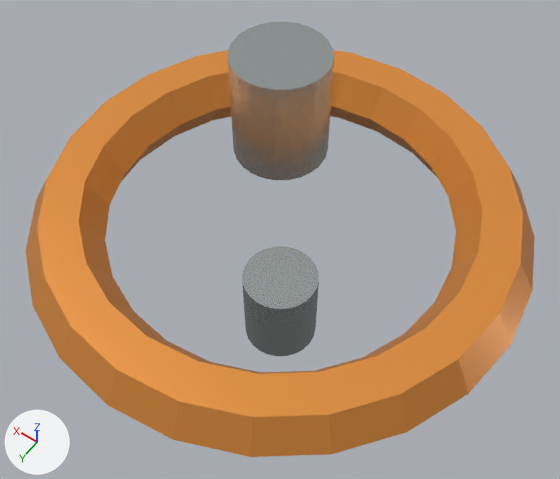
The glTF model assets/models/items/item-cable/item-cable_variant_a.glb: old version first, new version second.
The view is the same before and after, from a 50 mm lens placed at (-0.339, 0.476, 1.006), pointed at (-0.011, 0.017, 0.284). Lighting does not change. The marker at lower left points along +X, +Y and +Z. The older version comes first. Objects named as collision shapes, trigger or cutter boxes, shadow casters or lower levels of detail are left out. Where no turn or scale is listed for an object, it has been applied to the vertices.

In view in the first picture: 'Coil end', 'Coil end.001', 'Coiled conductor'.
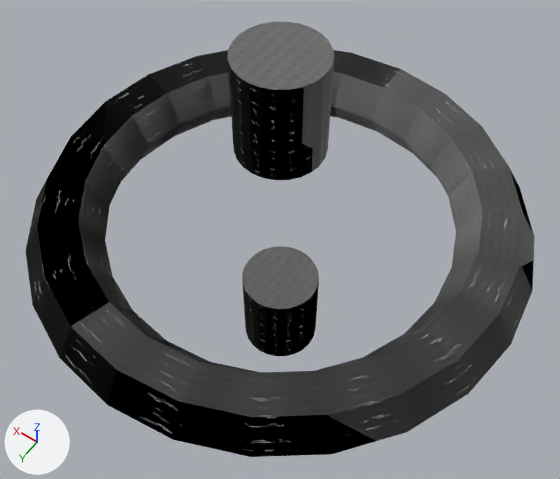
The newer file is also turned or shifted as a whole; pictures and numbers use the older file's frame.

What differs and where, as boxes (x1, y1, x2, y2) in the pictures (560 x 479 px):
'Coiled conductor', surface changed (orange to grey)
    both: (25, 50, 535, 457)
'Coil end', surface changed (darker)
    both: (228, 22, 334, 180)
'Coil end.001', surface changed (light grey to grey)
    both: (242, 246, 319, 356)

The change, as a list of edits to the scene's bpy script:
```text
Add img_metal_roughness_001:
    img_metal_roughness_001 = load_image('metal_roughness.001', '_unpacked/metal_roughness.001', 256, 256, 'Non-Color')
Add img_metal_albedo:
    img_metal_albedo = load_image('metal_albedo', '_unpacked/metal_albedo', 256, 256, 'sRGB')
Add img_metal_height:
    img_metal_height = load_image('metal_height', '_unpacked/metal_height', 256, 256, 'Non-Color')
Add img_metal_roughness:
    img_metal_roughness = load_image('metal_roughness', '_unpacked/metal_roughness', 256, 256, 'Non-Color')
Change mat_item_brushed_metal:
    remove # nodes: BsdfPrincipled, OutputMaterial
    remove # colours: light grey #b8bfbf
    nodes: BsdfPrincipled, Math, NormalMap, OutputMaterial, SeparateColor, TexImage x3
    uses the picture img_metal_albedo
    uses the picture img_metal_height
    uses the picture img_metal_roughness
Change mat_item_amber_enamel:
    remove # nodes: BsdfPrincipled, OutputMaterial
    remove # colours: orange #ed9945
    nodes: BsdfPrincipled, Math, NormalMap, OutputMaterial, SeparateColor, TexImage x3
    uses the picture img_metal_albedo
    uses the picture img_metal_height
    uses the picture img_metal_roughness_001
```
